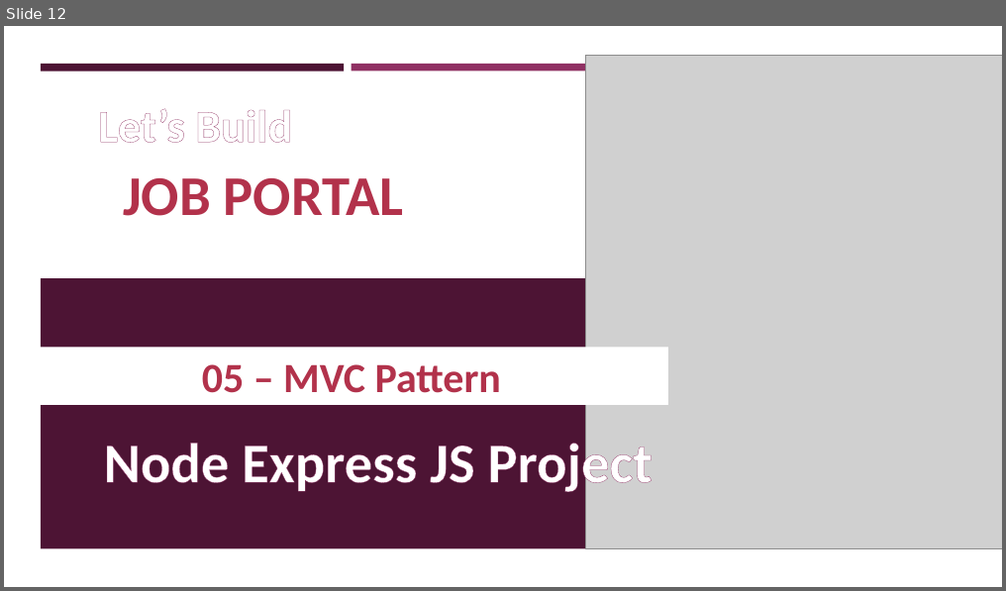
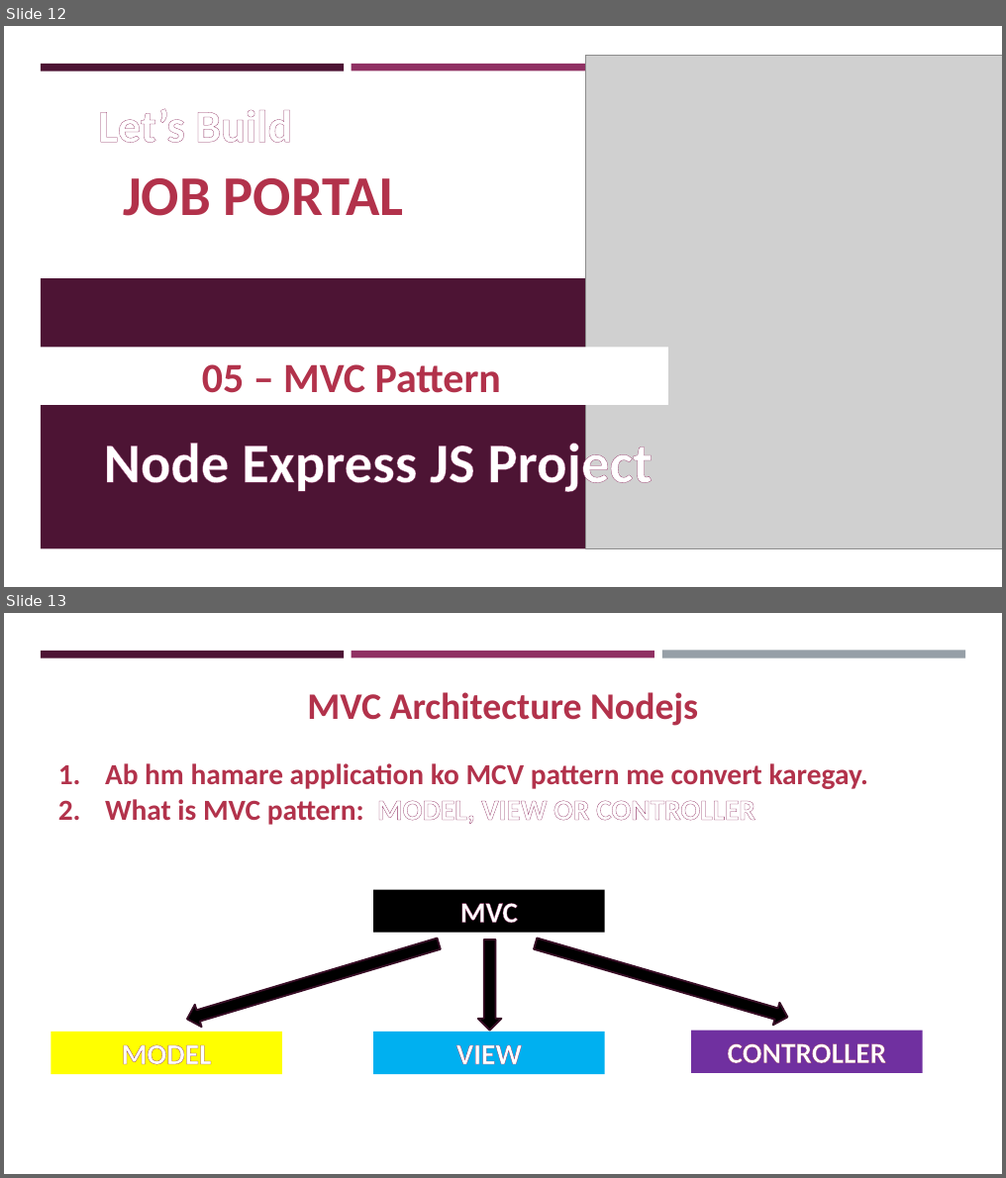
Before and after one commit to arunchoudhary1999/Nodejs-Job-Portal-App-2023, a slide deck: notejs-job-portal-app-2023.pptx. Shown one above the other, each under a label of ours: slide 12 before the commit, slides 12 and 13 after it. The pictures are 1006x591 and 1006x1178 pixels, drawn with LibreOffice and Linux fonts; fonts in the diff are those of the drawing; grey boxes stand for pictures. Boxes give left, top, right and bottom in pixels: in the first picture for what was removed or moved away, otherwise in the second. Text is boxed around its words. In the diff, an @@ line names an element or a change of style, - is before the commit and + after.

```diff
--- a/notejs-job-portal-app-2023.pptx
+++ b/notejs-job-portal-app-2023.pptx
@@ slide 13 added at [4, 613, 1002, 1174], background #FFFFFF; not listed: 2 template elements that a slide beside it also shows @@
@@ rectangle added at [662, 651, 965, 659], fill #969FA7 @@
@@ rectangle added at [39, 679, 968, 1140], fill #FFFFFF @@
@@ text added at [307, 692, 698, 726], 36 pt, text #B2324B, bold @@
+MVC Architecture Nodejs
@@ text added at [105, 763, 868, 825], 28 pt, text #B2324B, bold @@
+1. Ab hm hamare application ko MCV pattern me convert karegay.
+2. What is MVC pattern: MODEL, VIEW OR CONTROLLER
@@ rectangle added at [374, 890, 605, 933], fill #000000, 28 pt, text #FFFFFF, bold @@
+MVC
@@ down arrow added at [183, 933, 442, 1031], fill #000000, outline #390F26 1.75 pt @@
@@ down arrow added at [533, 933, 791, 1029], fill #000000, outline #390F26 1.75 pt @@
@@ down arrow added at [478, 940, 501, 1031], fill #000000, outline #390F26 1.75 pt @@
@@ rectangle added at [52, 1032, 282, 1074], fill #FFFF00, 28 pt, text #FFFFFF, bold @@
+MODEL
@@ rectangle added at [374, 1032, 605, 1074], fill #00B0F0, 28 pt, text #FFFFFF, bold @@
+VIEW
@@ rectangle added at [691, 1031, 923, 1073], fill #7030A0, 28 pt, text #FFFFFF, bold @@
+CONTROLLER
```
Also in this commit, not shown: 7 other slides added, 5 other files.
